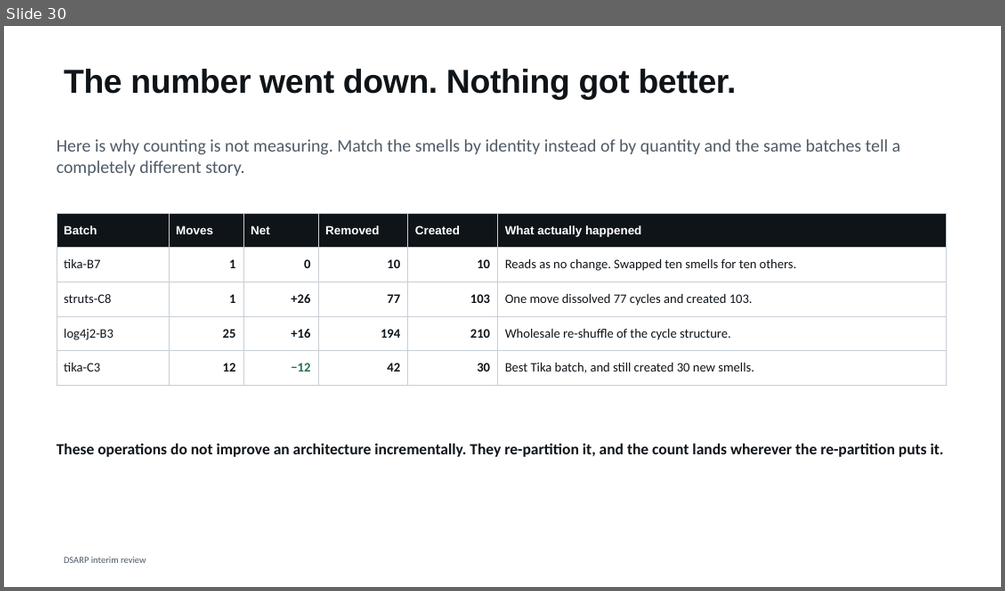
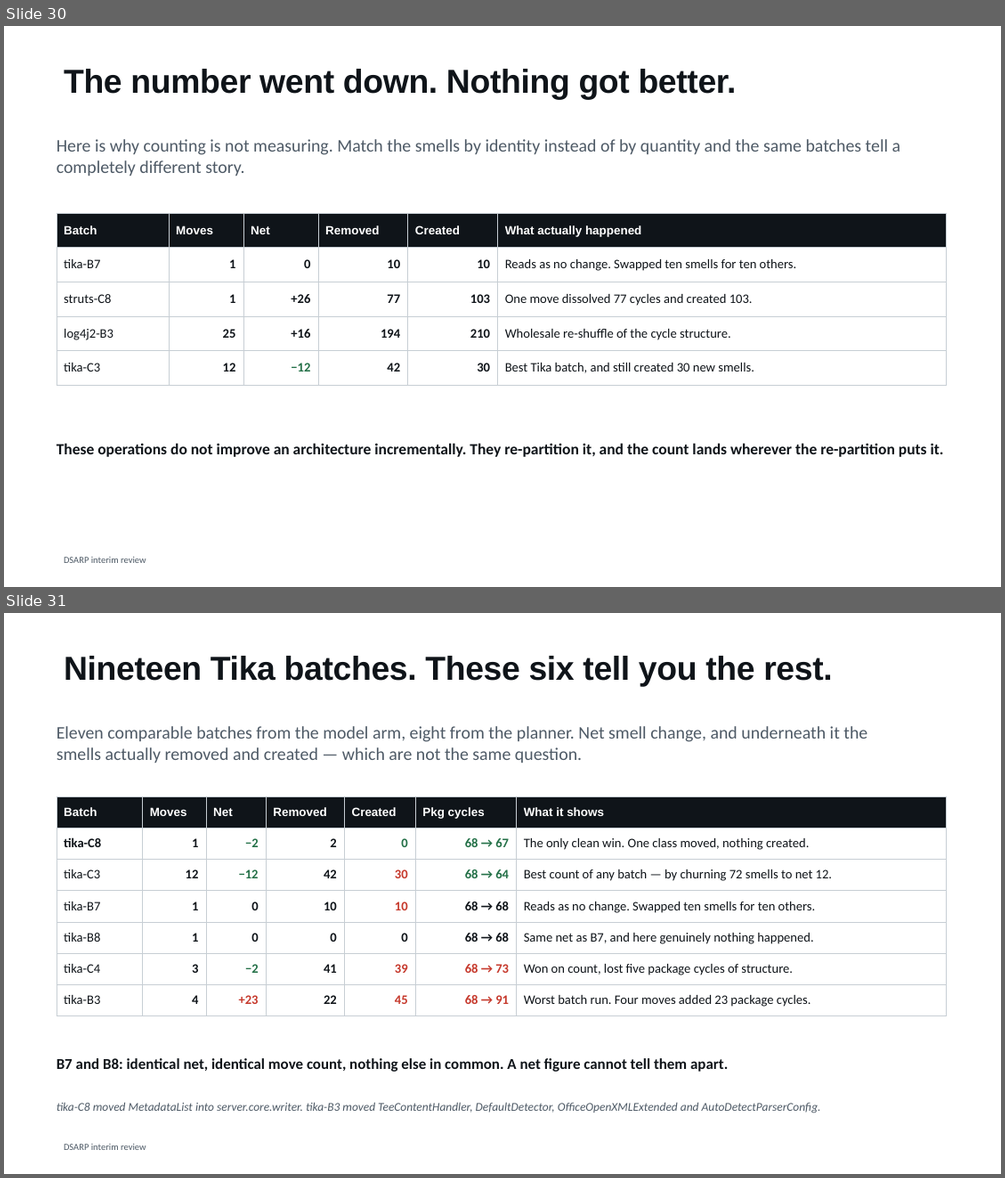
Before and after one commit to shimoriki/DSARPProject, a slide deck: docs/DSARP_interim_review.pptx. Shown one above the other, each under a label of ours: slide 30 before the commit, slides 30 and 31 after it. The pictures are 1005x591 and 1005x1178 pixels, drawn with LibreOffice and Linux fonts; fonts in the diff are those of the drawing. Boxes give left, top, right and bottom in pixels: in the first picture for what was removed or moved away, otherwise in the second. Text is boxed around its words. In the diff, an @@ line names an element or a change of style, - is before the commit and + after.

```diff
--- a/docs/DSARP_interim_review.pptx
+++ b/docs/DSARP_interim_review.pptx
@@ slide 31 added at bbox=[4, 613, 1001, 1174], background #FFFFFF; not listed: 1 template element that a slide beside it also shows @@
@@ title added at bbox=[64, 656, 832, 686], 32 pt, text #0F1419, bold @@
+Nineteen Tika batches. These six tell you the rest.
@@ text added at bbox=[57, 726, 867, 763], 17 pt, text #4E5A66 @@
+Eleven comparable batches from the model arm, eight from the planner. Net smell change, and underneath it the smells actually removed and created — which are not the same question.
@@ table added at bbox=[57, 796, 947, 1010], 7 rows, 7 columns @@
+Batch | Moves | Net | Removed | Created | Pkg cycles | What it shows
+tika-C8 | 1 | −2 | 2 | 0 | 68 → 67 | The only clean win. One class moved, nothing created.
+tika-C3 | 12 | −12 | 42 | 30 | 68 → 64 | Best count of any batch — by churning 72 smells to net 12.
+tika-B7 | 1 | 0 | 10 | 10 | 68 → 68 | Reads as no change. Swapped ten smells for ten others.
+tika-B8 | 1 | 0 | 0 | 0 | 68 → 68 | Same net as B7, and here genuinely nothing happened.
+tika-C4 | 3 | −2 | 41 | 39 | 68 → 73 | Won on count, lost five package cycles of structure.
+tika-B3 | 4 | +23 | 22 | 45 | 68 → 91 | Worst batch run. Four moves added 23 package cycles.
@@ text added at bbox=[57, 1058, 728, 1071], 14.5 pt, text #0F1419, bold @@
+B7 and B8: identical net, identical move count, nothing else in common. A net figure cannot tell them apart.
@@ text added at bbox=[57, 1102, 821, 1113], 11.5 pt, text #4E5A66, italic @@
+tika-C8 moved MetadataList into server.core.writer. tika-B3 moved TeeContentHandler, DefaultDetector, OfficeOpenXMLExtended and AutoDetectParserConfig.
```
Also in this commit, not shown: 2 other files.
